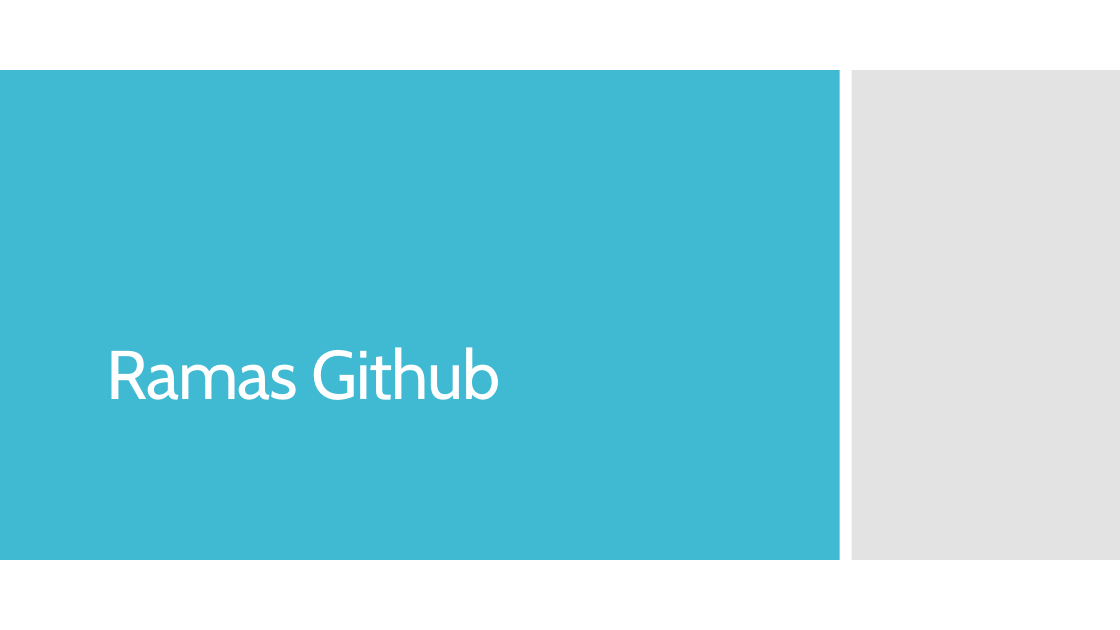
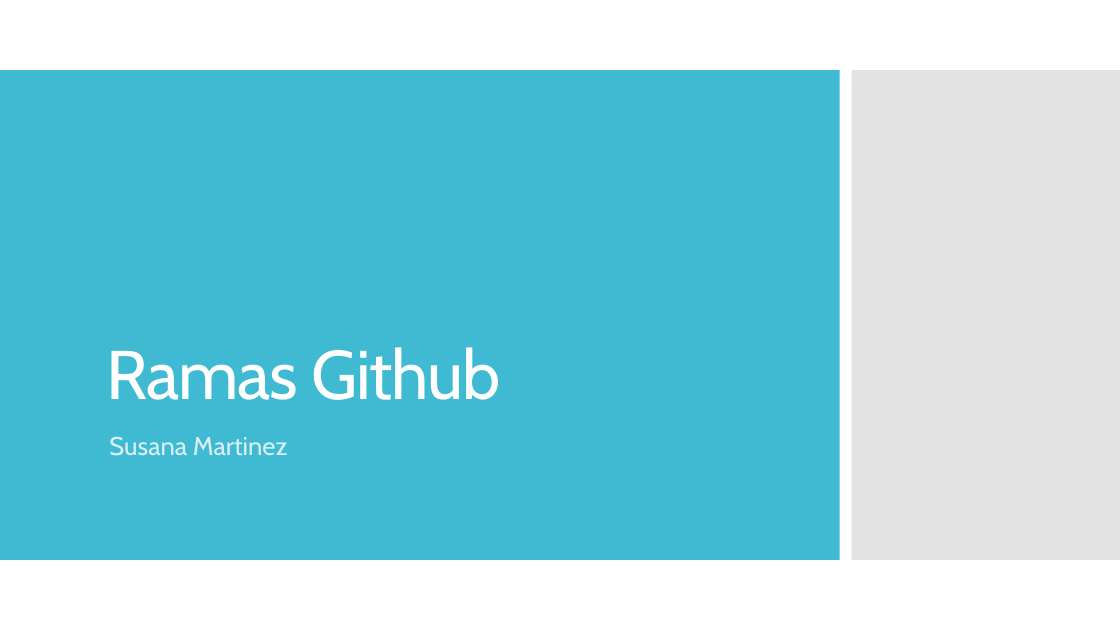
Before and after one commit to susanamar0920/ramasgithub, a slide deck: slide 1 of Ramas Github.pptx. Drawn at 1120x630 pixels with LibreOffice and Linux fonts; fonts in the diff are those of the drawing. Boxes give left, top, right and bottom in pixels: in the first picture for what was removed or moved away, otherwise in the second. Text is boxed around its words. In the diff, an @@ line names an element or a change of style, - is before the commit and + after.

Commit message:
se modifico ppt

```diff
--- a/Ramas Github.pptx
+++ b/Ramas Github.pptx
@@ subtitle added at [109,436,288,456], 22 pt, text #D9F1F6 @@
+Susana Martinez
```
